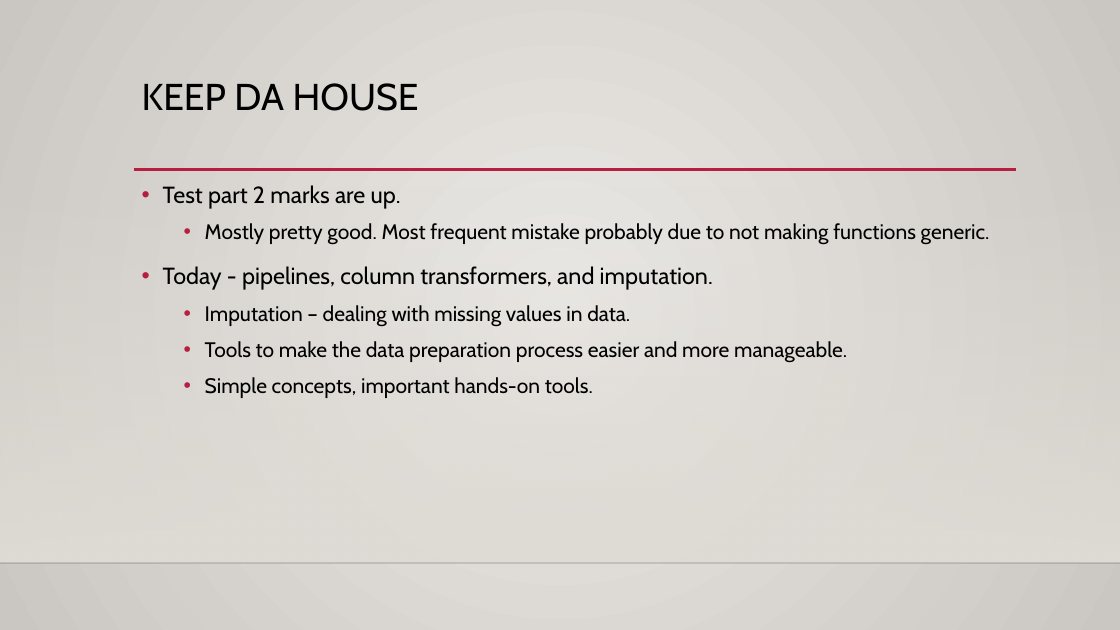
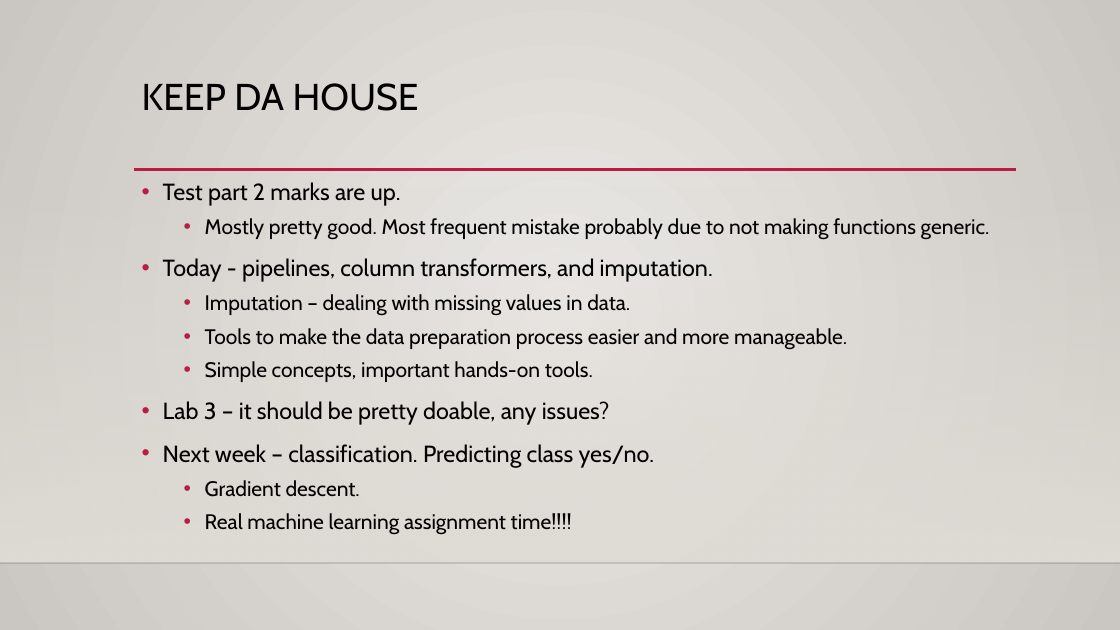
Before and after one commit to AkeemSemper/ML_for_Non_DS_Students, a slide deck: slide 1 of course_resources/slides/Used/014_pipelines.pptx. Drawn at 1120x630 pixels with LibreOffice and Linux fonts; fonts in the diff are those of the drawing; background and template pictures are left out. Boxes give left, top, right and bottom in pixels: in the first picture for what was removed or moved away, otherwise in the second. Text is boxed around its words. In the diff, an @@ line names an element or a change of style, - is before the commit and + after.

```diff
--- a/course_resources/slides/Used/014_pipelines.pptx
+++ b/course_resources/slides/Used/014_pipelines.pptx
@@ text at (163, 182, 990, 382): line spacing 1.2 to 1.1 @@
@@ text at (163, 401, 655, 535): paragraphs added @@
+• Lab 3 – it should be pretty doable, any issues?
+• Next week – classification. Predicting class yes/no.
+  • Gradient descent.
+  • Real machine learning assignment time!!!!
```
Also in this commit, not shown: 6 other files.
